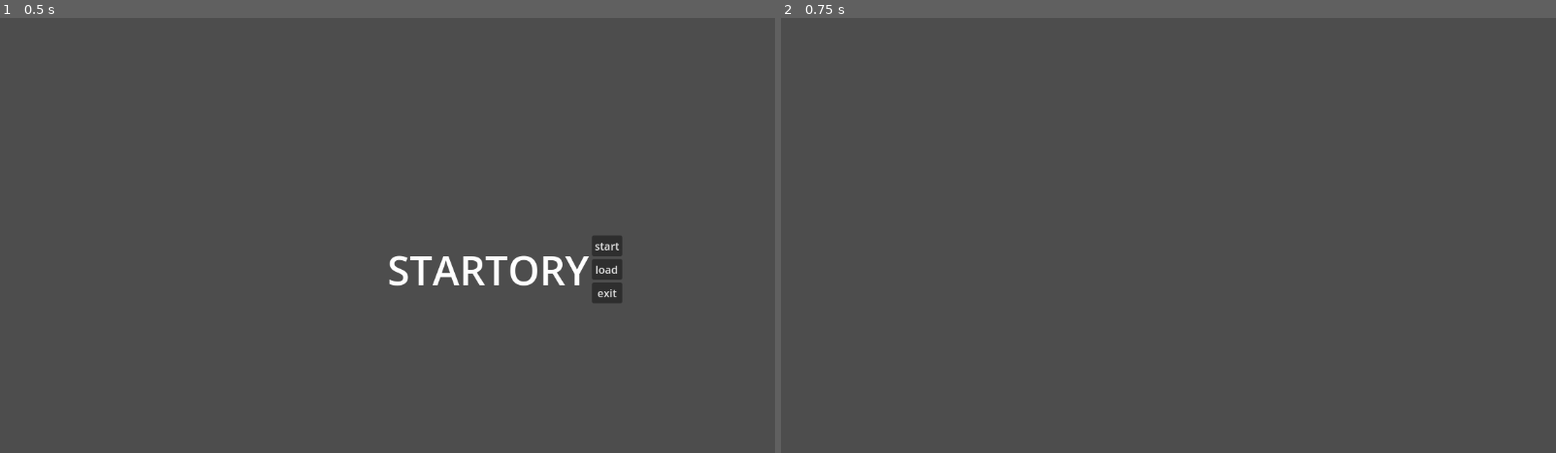
Above: before the commit, frames 1-2 (left to right).
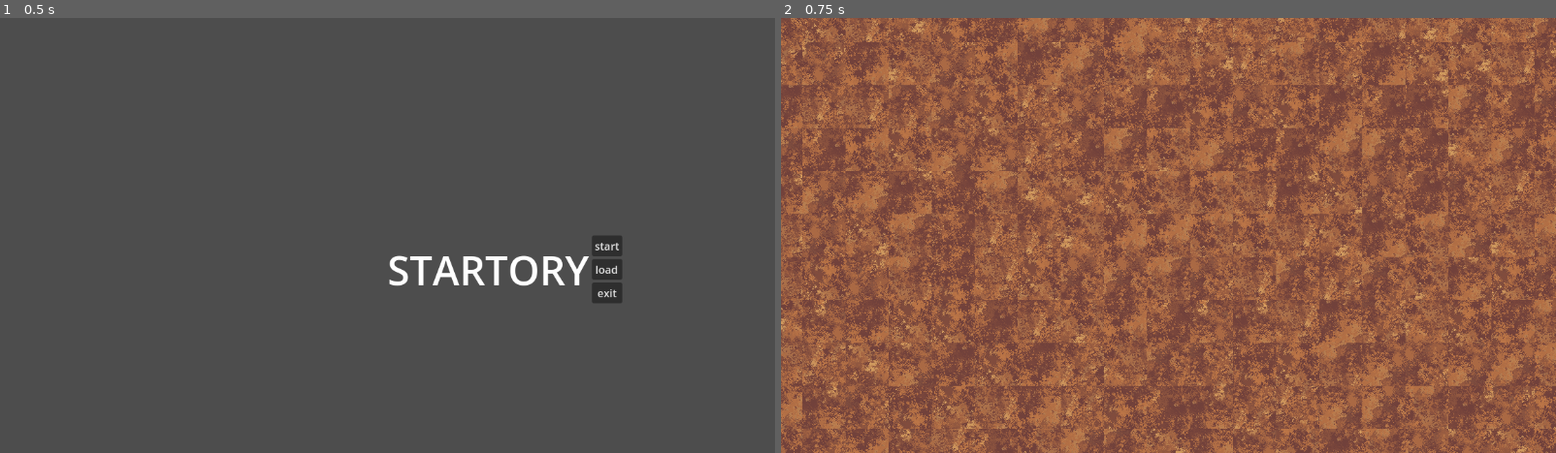
Above: after the commit, the same moments.

Repository: DennisFan11/Startory
Game: Godot game, scene res://main_ctrl.tscn
Same seed, same stepped clock (60 frames per second), same inputs: the game is played once before the commit and once after it.
Inputs:
- Up to frame 1 (0.5 s): no input
- Up to frame 2 (0.75 s): click "start" at 0.5 s

Frame 1 is identical in both runs. In frame 2, 100% of the frame differs, in the area x 0-100%, y 0-100%.
Error before the commit: Invalid access to property or key 'map' on a base object of type 'Node'. (res://main_ctrl.gd:29)

Commit message:
frame2
frame2

Diff:
--- /dev/null
+++ b/block_id.gd
@@ -0,0 +1,6 @@
+extends Node
+const floor = [
+	["air"],
+	["dirt"]
+
+]
--- a/global.gd
+++ b/global.gd
@@ -1,5 +1,43 @@
 extends Node
+var log = ""
 var ctrl
 var Gctrl
+var map = []
+
+var player_position = Vector2(0, 0)
+
+var block_size = 64
+var chunk_size = 32
+var chunk_array_load = empty_chunk_array(3) #9*9
+var chunk_array_loaded = []
+
+
+
 func _GenMap():
-	pass
+	var mapdata = {
+		"floor":empty_map_array(2000, 2000, 1),
+		"wall":empty_map_array(2000, 2000, 0),
+		"unit":[],
+		"builind":[]
+	}
+
+	return(mapdata)
+
+func empty_chunk_array(size:int): #arry = Vector2([0,0], [0,1])
+	var output = []
+	if (size % 2 == 0):
+		size += 1
+	for x in range(size):
+		for y in range(size):
+			output.append( Vector2(x-(size-1)/2, y-(size-1)/2) )
+	return (output)
+
+
+
+func empty_map_array(x:int, y:int, input:int): #arry=[[0,0], [0,0]]
+	var output = []
+	for i in range(x):
+		output.append([])
+		for l in range(y):
+			output[i].append(input)
+	return (output)
--- a/main_ctrl.gd
+++ b/main_ctrl.gd
@@ -24,9 +24,9 @@
 
 func _GameLoad(map_data):
 	_UiRemove()
+	Global.map = map_data
 	_GameAdd()
-	Global.Gctrl=game
-	game.map._load(map_data)
+	Global.Gctrl = game
 
 
 
--- a/project.godot
+++ b/project.godot
@@ -18,6 +18,7 @@
 [autoload]
 
 Global="*res://global.gd"
+BlockId="*res://block_id.gd"
 
 [rendering]
 
--- /dev/null
+++ b/scenes/floors/01.gd
@@ -0,0 +1,4 @@
+extends Sprite2D
+@export var id=1
+func _ready():
+	set_region_rect(Rect2(randi_range(0, 128),randi_range(0, 128),64,64))
--- /dev/null
+++ b/scenes/floors/01.tscn
@@ -0,0 +1,11 @@
+[gd_scene load_steps=3 format=3 uid="uid://qqwbj5l7iuqh"]
+
+[ext_resource type="Texture2D" uid="uid://bbmos42obx467" path="res://asset_lib/sprites/dirt.png" id="1_jwdjo"]
+[ext_resource type="Script" path="res://scenes/floors/01.gd" id="1_otxix"]
+
+[node name="01" type="Sprite2D"]
+texture = ExtResource("1_jwdjo")
+region_enabled = true
+region_rect = Rect2(0, 0, 64, 64)
+region_filter_clip_enabled = true
+script = ExtResource("1_otxix")
--- a/scenes/game_ctrl/game_ctrl.tscn
+++ b/scenes/game_ctrl/game_ctrl.tscn
@@ -1,8 +1,14 @@
-[gd_scene load_steps=2 format=3 uid="uid://b531acq8g2lej"]
+[gd_scene load_steps=3 format=3 uid="uid://b531acq8g2lej"]
 
 [ext_resource type="Script" path="res://scenes/game_ctrl/map.gd" id="1_o7naf"]
+[ext_resource type="Script" path="res://scenes/game_ctrl/player.gd" id="2_dl0wq"]
 
 [node name="game_ctrl" type="Node"]
 
 [node name="map" type="Node2D" parent="."]
 script = ExtResource("1_o7naf")
+
+[node name="player" type="Node2D" parent="."]
+script = ExtResource("2_dl0wq")
+
+[node name="Camera" type="Camera2D" parent="player"]
--- a/scenes/game_ctrl/map.gd
+++ b/scenes/game_ctrl/map.gd
@@ -1,14 +1,74 @@
 extends Node2D
 
+var floor = [
+	"air",
+	preload("res://scenes/floors/01.tscn")
+]
+var mapdata = Global.map
+var block_size = Global.block_size
+var chunk_size = Global.chunk_size
+var chunk_array_load = Global.chunk_array_load
+var chunk_array_loaded = Global.chunk_array_loaded
+var pos = Global.player_position
 
-# Called when the node enters the scene tree for the first time.
-func _ready():
-	pass # Replace with function body.
+func _datasync():
+	mapdata = Global.map
+	block_size = Global.block_size
+	chunk_size = Global.chunk_size
+	chunk_array_load = Global.chunk_array_load
+	chunk_array_loaded = Global.chunk_array_loaded
+	pos = Global.player_position
+
+func _process(delta):
+	var block_pos = Vector2(int(pos.x), int(pos.y))
+	block_pos /= block_size
+	var chunk_pos = block_pos/chunk_size
+	_floorLoad(chunk_pos)
+
+func _floorLoad(chunk_pos : Vector2):
+	var save = []
+	var need = []
+	var dontneed = []
+	for i in chunk_array_load:
+		need.append(i + chunk_pos)
+
+	for i in chunk_array_loaded:
+		if i not in need:
+			dontneed.append(i)
+	for i in need:
+		if i not in chunk_array_loaded:
+			save.append(i)
+	chunk_array_loaded=need
+	need=save
+	if need != []:
+		print("load_chunk:",need)
+	if dontneed != []:
+		print("unload_chunk:",dontneed)
+	for i in need:
+		_add(i)
+	for i in dontneed:
+		_remove(i)
 
 
-# Called every frame. 'delta' is the elapsed time since the previous frame.
-func _process(delta):
-	pass
 
-func _load(map_data):
-	pass
+func _add(cpos:Vector2):
+	var bpos = cpos*chunk_size
+	for x in range(chunk_size):
+		for y in range(chunk_size):
+			var ix = bpos.x+x
+			var iy = bpos.y+y
+			var id = mapdata.floor[ix][iy]
+			mapdata.floor[ix][iy] = floor[id].instantiate()
+			add_child(mapdata.floor[ix][iy])
+			mapdata.floor[ix][iy].position=Vector2(ix*block_size,iy*block_size)
+
+
+func _remove(cpos:Vector2):
+	var bpos = cpos*chunk_size
+	for x in range(chunk_size):
+		for y in range(chunk_size):
+			var ix = bpos.x+x
+			var iy = bpos.y+y
+			var id = mapdata.floor[ix][iy].id
+			mapdata.floor[ix][iy].queue_free()
+			mapdata.floor[ix][iy] = id
--- /dev/null
+++ b/scenes/game_ctrl/player.gd
@@ -0,0 +1,13 @@
+extends Node2D
+
+# Called when the node enters the scene tree for the first time.
+func _ready():
+	pass # Replace with function body.
+
+func _process(delta):
+	var pos = Global.player_position
+	pos = $Camera.position
+
+
+func _physics_process(delta):
+	pass
--- a/scenes/title_ui/title_ui.gd
+++ b/scenes/title_ui/title_ui.gd
@@ -15,7 +15,7 @@
 	Global.ctrl._GameStart()
 
 func _load():
-	Global.ctrl._GameLoad()
+	pass
 
 func _exit():
 	get_tree().quit()
Binary file added: asset_lib/sprites/dirt.png
Not shown, added: asset_lib/sprites/dirt.png.import
